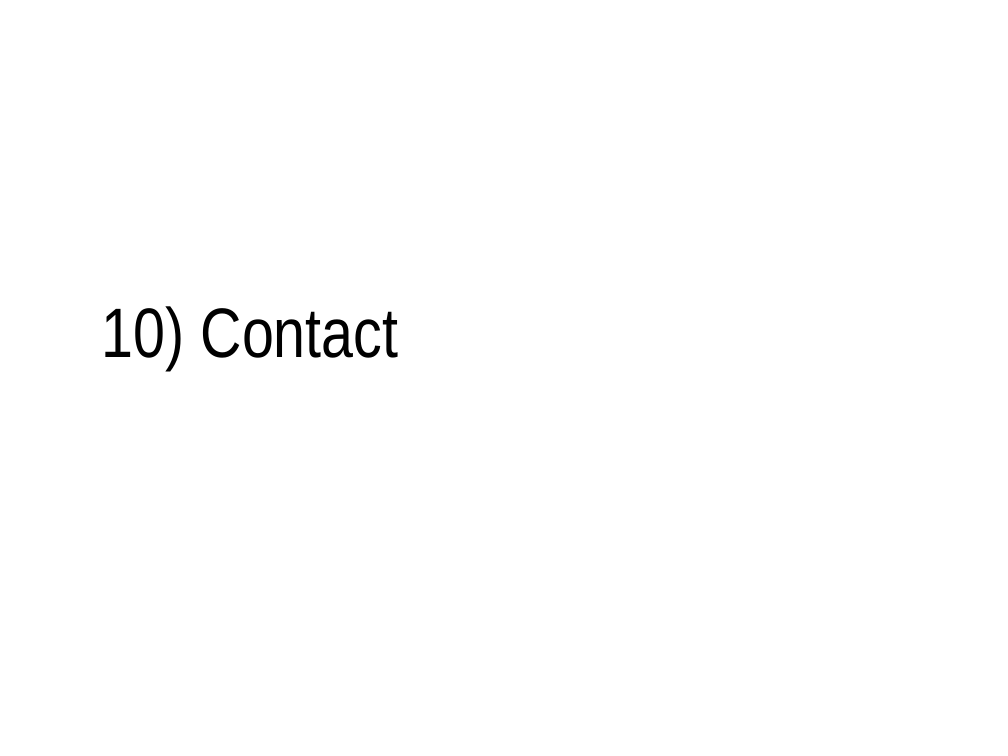
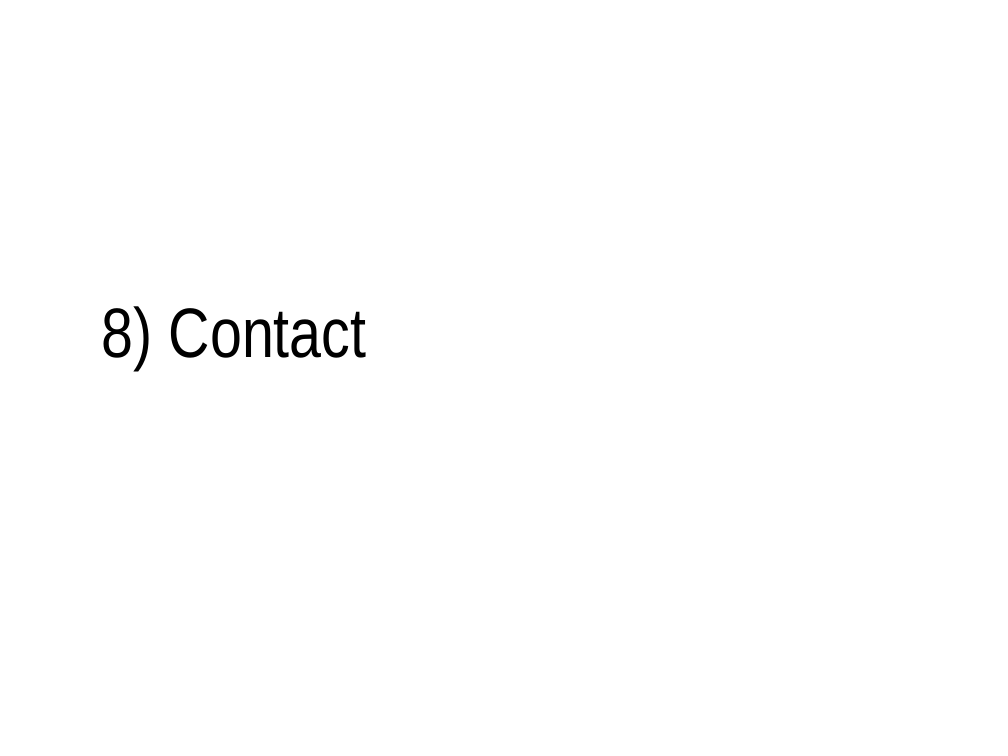
Before and after one commit to doniaft/Analisa-Desain-Sistem-Informasi, a slide deck: slide 35 of 1. Bahan Ajar/01. ADSI - Pendahuluan.pptx (slide 50 before the commit). Drawn at 1008x756 pixels with LibreOffice and Linux fonts; fonts in the diff are those of the drawing. Boxes give left, top, right and bottom in pixels: in the first picture for what was removed or moved away, otherwise in the second. Text is boxed around its words. In the diff, an @@ line names an element or a change of style, - is before the commit and + after.

```diff
--- a/1. Bahan Ajar/01. ADSI - Pendahuluan.pptx
+++ b/1. Bahan Ajar/01. ADSI - Pendahuluan.pptx
@@ title at (x1=102, y1=306, x2=367, y2=370): text changed @@
-10) Contact
+8) Contact
```
Also in this commit, not shown: 9 other slides changed, 1 slide added, 16 slides removed, 1 other file.
